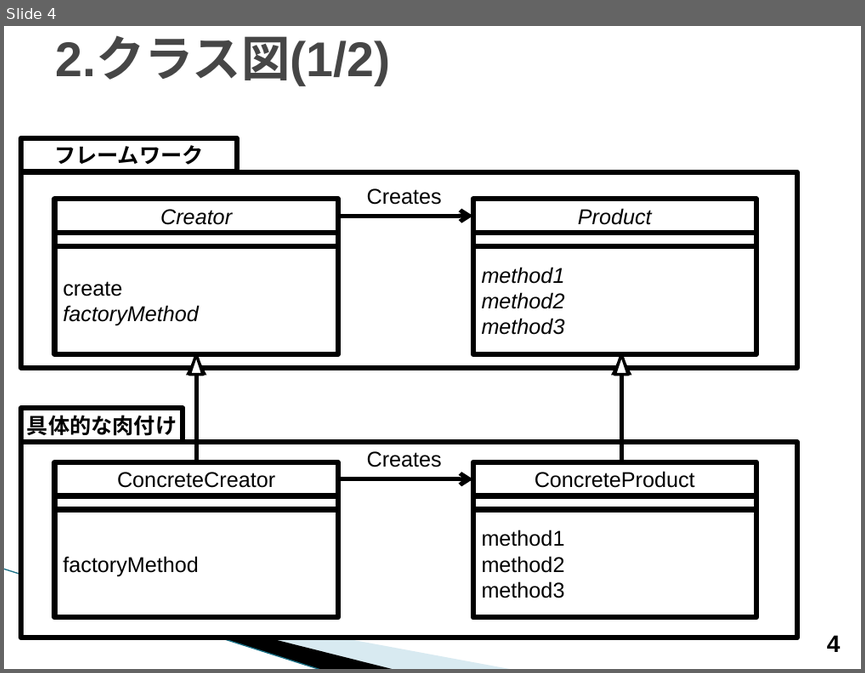
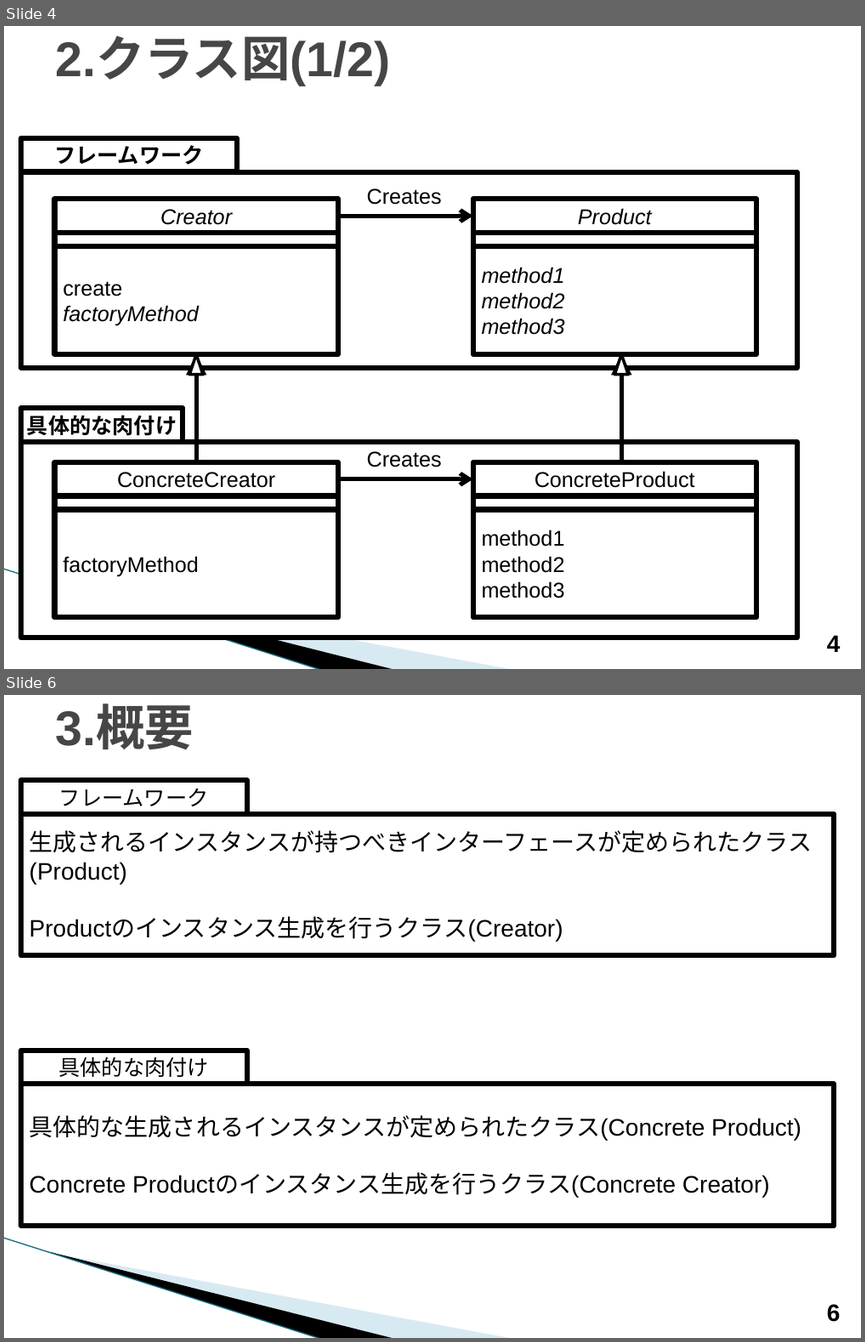
Before and after one commit to Yuki-Inamoto/Design-Pattern, a slide deck: Factory_Method.pptx. Shown one above the other, each under a label of ours: slide 4 before the commit, slides 4 and 6 after it; the slides between them are not shown. The pictures are 865x673 and 865x1342 pixels, drawn with LibreOffice and Linux fonts; fonts in the diff are those of the drawing; background and template pictures are left out. Boxes give left, top, right and bottom in pixels: in the first picture for what was removed or moved away, otherwise in the second. Text is boxed around its words. In the diff, an @@ line names an element or a change of style, - is before the commit and + after.

```diff
--- a/Factory_Method.pptx
+++ b/Factory_Method.pptx
@@ slide 6 added at [4,695,861,1338], background #FFFFFF; not listed: 3 template elements that a slide beside it also shows @@
@@ title added at [55,706,194,749], 41 pt, text #464646, bold @@
+3.概要
@@ rectangle added at [21,780,247,813], fill #FFFFFF, outline #000000 4.33 pt, 18 pt, text #000000 @@
+フレームワーク
@@ rectangle added at [21,814,834,955], fill #FFFFFF, outline #000000 4.33 pt, 20 pt, text #000000 @@
+生成されるインスタンスが持つべきインターフェースが定められたクラス(Product)
+Productのインスタンス生成を行うクラス(Creator)
@@ rectangle added at [21,1049,247,1083], fill #FFFFFF, outline #000000 4.33 pt, 18 pt, text #000000 @@
+具体的な肉付け
@@ rectangle added at [21,1084,834,1225], fill #FFFFFF, outline #000000 4.33 pt, 20 pt, text #000000 @@
+具体的な生成されるインスタンスが定められたクラス(Concrete Product)
+Concrete Productのインスタンス生成を行うクラス(Concrete Creator)
@@ page number added at [827,1304,840,1321], 20 pt, text #000000, bold @@
+6
```
Also in this commit, not shown: 1 slide changed, 1 other slide added, 3 other files.
